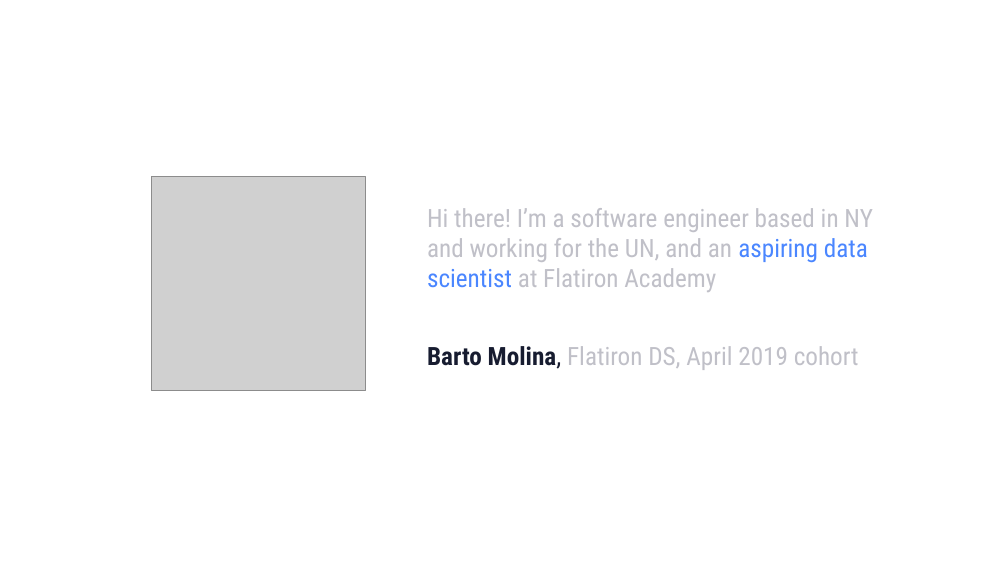
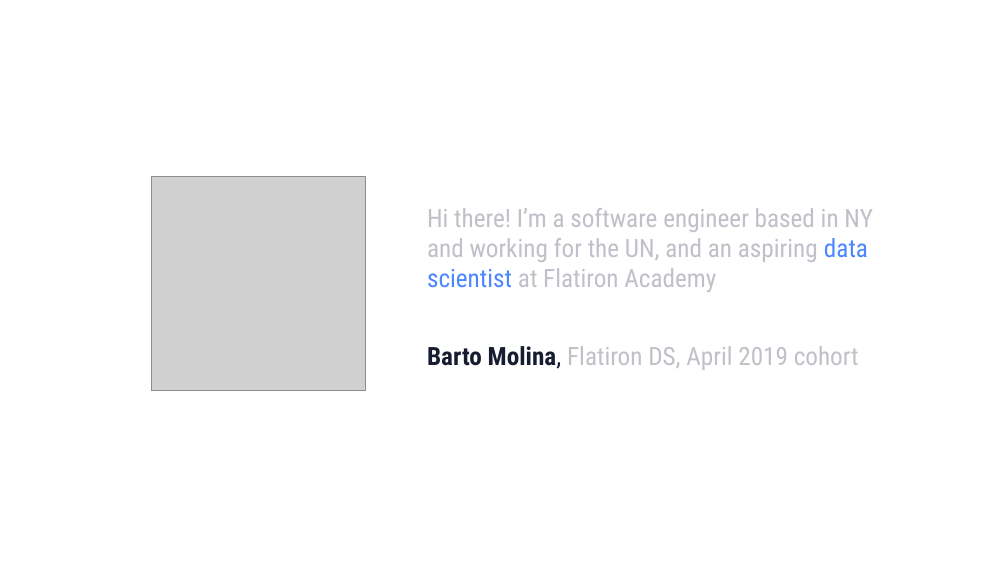
Before and after one commit to bartomolina/dsmod1project, a slide deck: slide 2 of presentation.pptx. Drawn at 1008x567 pixels with LibreOffice and Linux fonts; fonts in the diff are those of the drawing; grey boxes stand for pictures. Boxes give left, top, right and bottom in pixels: in the first picture for what was removed or moved away, otherwise in the second. Text is boxed around its words. In the diff, an @@ line names an element or a change of style, - is before the commit and + after.

```diff
--- a/presentation.pptx
+++ b/presentation.pptx
@@ text "Hi there! I’m a software ..." at (427, 208, 872, 292): text colour #4A86FF to #C0C0C8 in "aspiring" @@
```
Also in this commit, not shown: 2 other slides changed, 2 other files.
